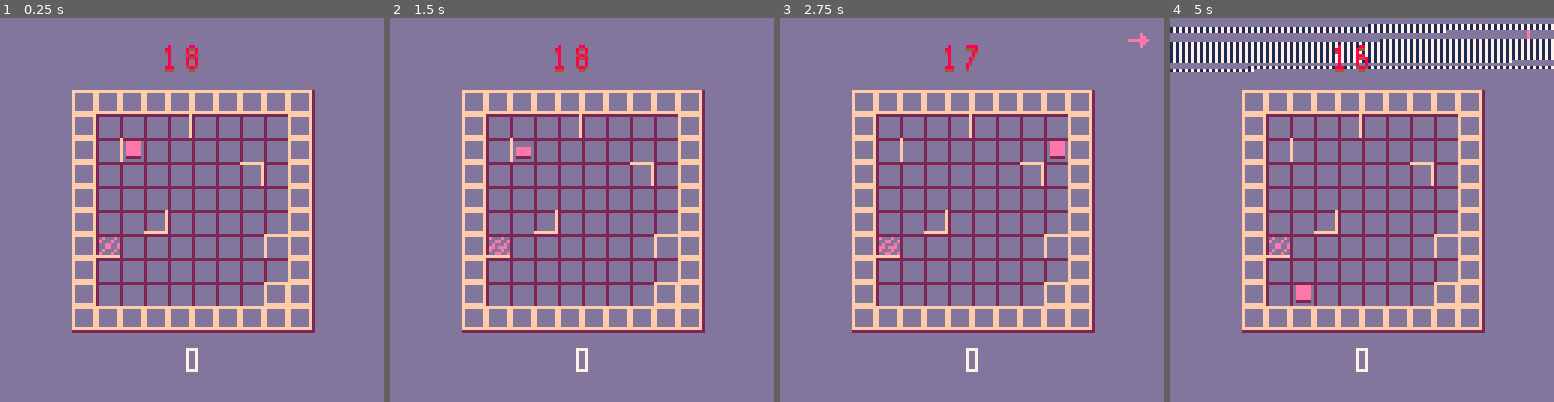
Above: before the commit, frames 1-4 (left to right).
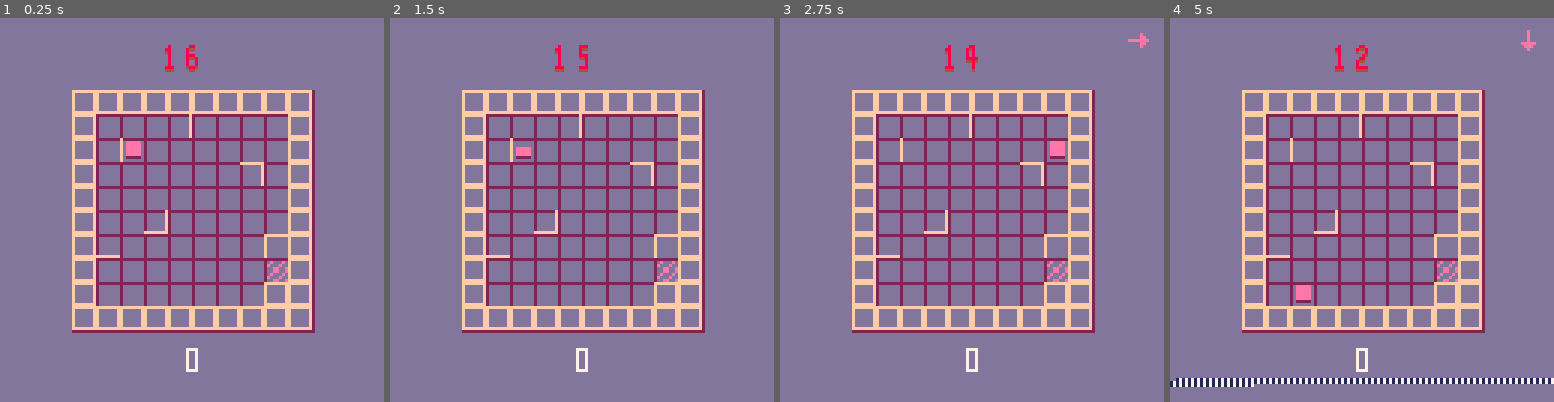
Above: after the commit, the same moments.

Repository: danslocombe/ld45
Game: PICO-8 cartridge robots.p8
Two runs of this game, one before a commit and one after it. Both use one fixed random seed, a clock stepped at 60 frames per second and the inputs below.
Inputs:
- Up to frame 1 (0.25 s): no input
- Up to frame 2 (1.5 s): tap X (X key) at 0.33, 1.07 s; tap O (Z key) at 0.7 s
- Up to frame 3 (2.75 s): hold Right 1.6-2.1 s; tap O (Z key) at 1.7, 2.1, 2.5 s; tap X (X key) at 1.85 s; hold Up 2.15-2.42 s; hold Right from 2.47 s (still down)
- Up to frame 4 (5 s): tap O (Z key) every 0.4 s from 2.9 to 4.9 s; tap X (X key) at 2.97, 4.08 s; release Right at 3.03 s; hold Left 3.08-3.58 s; hold Down 3.63-3.97 s; hold Right 4.02-4.68 s; hold Up from 4.73 s (still down)

The runs differ from the first frame. In frame 1, 0.2% of the frame differs, in the area x 25-75%, y 7-69%; in frame 2, 0.3%; in frame 3, 0.3%; in frame 4, 10%, in the area x 0-100%, y 1-97%.

Commit message:
Better levels

Diff:
--- a/robots.p8
+++ b/robots.p8
@@ -2,9 +2,12 @@
 version 16
 __lua__
 
--- an adaptation of the amazing ricochet robots
-
-debug = true
+-- written for ludum dare 45 "start with nothing"
+-- inspired by the amazing ricochet robots
+--
+-- dan slocombe 2019
+
+debug = false
 
 function print_debug(s)
   if debug then
@@ -148,9 +151,9 @@
   bgsize_x = 10
   bgsize_y = 10
 
-  turns_left_max = 18
+  turns_left_max = 16
   turns_left = turns_left_max
-  turns_left_t_max = 300
+  turns_left_t_max = 60
   turns_left_t = turns_left_t_max
 
   tile_count = 1
@@ -171,6 +174,7 @@
   tick_vars()
 
   for i,o in pairs(drawables) do
+    -- pass in "this" object to prevent self references in closures, gc issues
     o.tick(o)
   end
 
@@ -222,7 +226,8 @@
     turns_left_t = turns_left_t_max
     turns_left -= 1
 
-    local tt = turns_left - cur_state.t
+    --local tt = turns_left - cur_state.t
+    local tt = turns_left
     if tt <= 0 then
       _init()
     elseif tt <= 5 then
@@ -263,7 +268,8 @@
     sfx(3)
   end
 
-  local tt = turns_left - cur_state.t
+  --local tt = turns_left - cur_state.t
+  local tt = turns_left -- cur_state.t
   if ndir != none and rewind_t <= 0 and tt > 0 then
     -- setup next move --
 
@@ -328,15 +334,17 @@
   level += 1
   local unlock = unlock_pattern[level]
   if unlock == unlock_robot then
+    -- add new robot
     local rx = flr(rnd(bgsize_x))
     local ry = flr(rnd(bgsize_y))
     local rid = #cur_state.robots + 1
-    while not place_free(rx, ry, cur_state) or enclosed_grid(rx, ry) do
+    while place_rid(rx, ry, cur_state) > 0 or enclosed_grid(rx, ry) do
       rx = flr(rnd(bgsize_x))
       ry = flr(rnd(bgsize_y))
     end
     add(cur_state.robots, create_robot(rx, ry, rid, robot_cols[rid]))
   elseif unlock == unlock_tile then
+    -- extend map
     add_tile()
   end
   local target_robot = 1 + flr(rnd(#cur_state.robots))
@@ -354,7 +362,7 @@
 function add_tile()
   if tile_count == 1 then
     load_tile(9, 0, tiles[1 + flr(rnd(#tiles))])
-    -- remove right side
+    -- hacky - remove border
     for i,o in pairs(grid) do
       if o.x == 9 and o.y > 0 and o.y < 9 then
         del(grid, o)
@@ -444,26 +452,247 @@
 end
 
 function generate_target(target_robot)
+  local best = generate_target_candidate(target_robot)
+  for i = 0,8 do
+    local c = generate_target_candidate(target_robot)
+    if c.score > best.score then
+      best = c
+    end
+  end
+
+  target_x = best.x
+  target_y = best.y
+  target_rid = best.rid
+end
+
+function pick_robot(target_robot, robot_count)
+  if rnd(1) < 0.75 then
+    return target_robot
+  else
+    return 1 + flr(rnd(robot_count))
+  end
+end
+
+function generate_target_candidate(target_robot)
   local state = cur_state
-  for i = 0, 16 * #cur_state.robots + 2*level do
-    local dir = 1 + flr(rnd(4))
-    local id = 1 + flr(rnd(#cur_state.robots))
-    state = move_robot(dir, id, state)
-  end
-
-  target_x = state.robots[target_robot].x
-  target_y = state.robots[target_robot].y
-  target_rid = target_robot
-end
-
-function place_free(x, y, state)
-  for i,o in pairs(state.robots) do
-    if o.x == x and o.y == y then
-      return false
-    end
-  end
-
-  return true
+  local robot_count = #cur_state.robots
+  local pointwise_cols = {}
+  local hashes = {}
+  local inputs = {}
+  local gen_history = {}
+  add(gen_history, state)
+  add(hashes, hash_state(state))
+
+  local last_id = -1
+  local last_dir = none
+
+  local movecount = flr(1.5 * sqrt(4 * #cur_state.robots + 2*level)) + 1
+
+  for i = 0, movecount do
+    local col_info = {rid = 0}
+    local id = 0
+    local dir = none
+
+    timeout = 4
+    -- avoid picking something that would create prev position
+    while timeout >= 0 do
+      timeout -= 1
+      id = pick_robot(target_robot, robot_count)
+
+      -- moving idempotent so don't pick same as last time
+      -- also don't invert last move
+      while dir == none or
+        (id == last_id and (dir == last_dir or dir == invert_dir(last_dir))) do
+        dir = 1 + flr(rnd(4))
+      end
+
+      last_dir = dir
+      last_id = id
+
+      state = move_robot(dir, id, state, col_info)
+
+      local state_eq = true
+      -- ugly code :/
+      for i,s in pairs(gen_history) do
+        local state_eq = true
+        for j = 1,robot_count do
+          local r0 = s.robots[j]
+          local r1 = state.robots[j]
+
+          different = r0.x != r1.x or r0.y != r1.y
+
+          if different then
+            --print_debug("is different")
+            state_eq = false
+            break
+          end
+        end
+
+        if state_eq then
+          --print_debug("state same")
+          break
+        end
+      end
+
+      if not state_eq then
+        break
+      end
+    end
+
+    if col_info.rid > 0 then
+      local rid_min = min(id, col_info.rid)
+      local rid_max = max(id, col_info.rid)
+      local pointwise = get_or_add(
+        pointwise_cols,
+        {rid_min = rid_min, rid_max = rid_max, count = 0},
+        function(x, y) return x.rid_min == y.rid_min and x.rid_max == y.rid_max end)
+
+      pointwise.count += 1
+    end
+
+    add(inputs, {rid = id, dir = dir})
+    add(hashes, hash_state(state))
+  end
+
+  local tr = get_robot(target_robot, state)
+
+  local final_borders = flags_border_none
+  for i,cell in pairs(grid) do
+    if cell.x == tr.x and cell.y == tr.y then
+      final_borders = bor(final_borders, cell.borders)
+    elseif cell.x == tr.x and cell.y == tr.y - 1 then
+      -- cell above
+      final_borders = bor(final_borders, band(cell.borders, flags_border_bottom))
+    elseif cell.x == tr.x and cell.y == tr.y + 1 then
+      -- cell below
+      final_borders = bor(final_borders, band(cell.borders, flags_border_top))
+    elseif cell.x == tr.x - 1 and cell.y == tr.y then
+      -- cell left
+      final_borders = bor(final_borders, band(cell.borders, flags_border_right))
+    elseif cell.x == tr.x + 1 and cell.y == tr.y then
+      -- cell right
+      final_borders = bor(final_borders, band(cell.borders, flags_border_left))
+    end
+  end
+
+  local pos_deltas = {}
+  for i,r in pairs(state.robots) do
+    local init = get_robot(r.id, cur_state)
+    local delta = {
+      id = r.id,
+      dx = r.x - init.x,
+      dy = r.y - init.y,
+    }
+    add(pos_deltas, delta)
+  end
+
+  local score = score_candidate(
+    pointwise_cols,
+    pos_deltas,
+    final_borders,
+    inputs,
+    hashes,
+    robot_count,
+    target_robot)
+
+  return {
+    x = tr.x,
+    y = tr.y,
+    rid = target_robot,
+    score = score,
+  }
+end
+
+function score_candidate(pointwise_cols, pos_deltas, final_borders, inputs, hashes, robot_count, moving_robot)
+  local from_moves = 0
+  local from_cols = 0
+  local from_borders = 0
+  local from_deltas = 0
+  local from_hashes = 0
+
+  print_debug("\n-- scoring candidate --")
+  print_debug("inputs " .. #inputs)
+
+  per_robot_moves = {}
+  for i = 1,robot_count do
+    per_robot_moves[i] = 0
+  end
+
+  for i,x in pairs(inputs) do
+    print_debug(x.rid .. " " .. tostring_dir(x.dir))
+    per_robot_moves[x.rid] += 1
+  end
+
+  for i = 1,robot_count do
+    local mult = 1
+    if i == moving_robot then
+      mult = 3
+    end
+    from_moves += mult * sqrt(per_robot_moves[i])
+  end
+
+  print_debug("pointwise_cols " .. #pointwise_cols)
+  for i,p in pairs(pointwise_cols) do
+    print_debug(p.rid_min .. " " .. p.rid_max .. " " .. p.count)
+    local mult = 1
+    if p.rid_min == moving_robot or p.rid_max == moving_robot then
+      mult = 3
+    end
+    from_cols += mult * p.count * (sqr(per_robot_moves[p.rid_min] + 1) + sqr(per_robot_moves[p.rid_max] + 1))
+  end
+
+  for i = 0,3 do
+    local b = band(shr(final_borders, i), 0x01)
+    print_debug("i = " .. i .. " borders = " .. b)
+    from_borders += b
+  end
+
+  for i,d in pairs(pos_deltas) do
+    -- maybe manhattan dist
+    local dist2 = sqr(d.dx) + sqr(d.dy)
+    local mult = 1
+    if d.id == moving_robot then
+      mult = 3
+    end
+    from_deltas += mult * dist2
+  end
+
+  local c_moves = 1
+  local c_cols = 0.2
+  local c_borders = 2
+  local c_deltas = 0.4
+  local c_hashes = 4
+
+  from_moves *= c_moves
+  from_cols *= c_moves
+  from_borders *= c_borders
+  from_deltas *= c_deltas
+  from_hashes *= c_hashes
+
+  print_debug("score from moves " .. from_moves)
+  print_debug("score from cols " .. from_cols)
+  print_debug("score from borders " .. from_borders)
+  print_debug("score from deltas " .. from_deltas)
+  print_debug("score from hashes " .. from_hashes)
+
+  local score = from_moves + from_cols + from_borders + from_deltas + from_hashes
+  print_debug("total score: " .. score)
+
+  return score
+end
+
+function hash_state(state)
+  return 0
+end
+
+function place_rid(x, y, state, colobj)
+  for i,r in pairs(state.robots) do
+    if r.x == x and r.y == y then
+      return r.id
+    end
+  end
+
+  return 0
 end
 
 function enclosed_grid(x, y)
@@ -511,7 +740,7 @@
   return false
 end
 
-function move_robot(dir, id, state)
+function move_robot(dir, id, state, col_info)
   local player = state.robots[id]
   for i,r in pairs(state.robots) do
     if r.id == id then
@@ -521,8 +750,19 @@
   end
 
   local move_vec = vec_from_dir(dir)
-  while (not should_stop(new_robot.x, new_robot.y, dir))
-    and (place_free(new_robot.x + move_vec.x, new_robot.y + move_vec.y, state)) do
+  while true do
+    if should_stop(new_robot.x, new_robot.y, dir) then
+      break
+    end
+
+    local col_rid = place_rid(new_robot.x + move_vec.x, new_robot.y + move_vec.y, state)
+    if col_rid > 0 then
+      if col_info != nil then
+        col_info.rid = col_rid
+      end
+      break
+    end
+
     new_robot.x = new_robot.x + move_vec.x
     new_robot.y = new_robot.y + move_vec.y
   end
@@ -598,6 +838,11 @@
     dump_noise(shake_t / shake_t_max)
   end
 
+  if should_gotonext then
+    dump_noise(1)
+    print("recomputing", 50, 64, 7)
+  end
+
   if rewind_t > 0 then
     dump_rewind_noise()
   end
@@ -605,7 +850,8 @@
   --print(turns_left - cur_state.t, 60, 100, 7)
   local xx = 60
   local yy = 110
-  local n = turns_left - cur_state.t
+  --local n = turns_left - cur_state.t
+  local n = turns_left
   pal(7, 4)
   draw_big_num(n, 60, 10)
   pal(7, 8)
@@ -873,6 +1119,46 @@
 
 function sqr(x)
   return x * x
+end
+
+function get_or_add(t, v, cmp)
+  for i,x in pairs(t) do
+    if cmp(x, v) then
+      return x
+    end
+  end
+
+  add(t, v)
+  return v
+end
+
+  -- could probably do something nicer for below two
+function tostring_dir(d)
+  if d == none then
+    return "none"
+  elseif d == left then
+    return "left"
+  elseif d == right then
+    return "right"
+  elseif d == up then
+    return "up"
+  elseif d == down then
+    return "down"
+  end
+end
+
+function invert_dir(d)
+  if d == none then
+    return none
+  elseif d == left then
+    return right
+  elseif d == right then
+    return left
+  elseif d == up then
+    return down
+  elseif d == down then
+    return up
+  end
 end
 
 __gfx__
